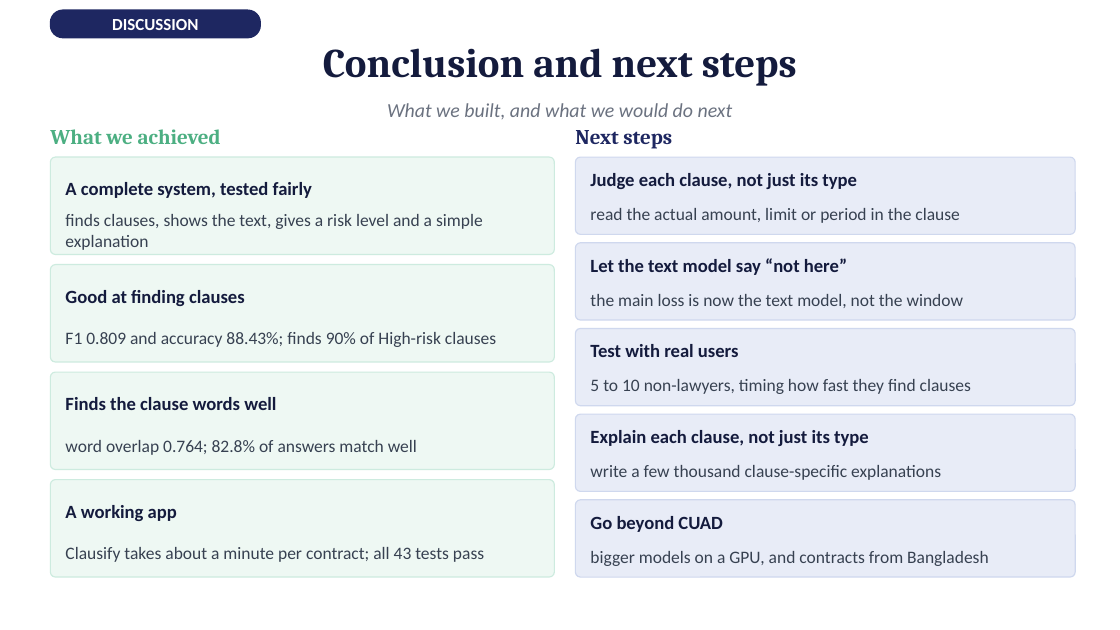
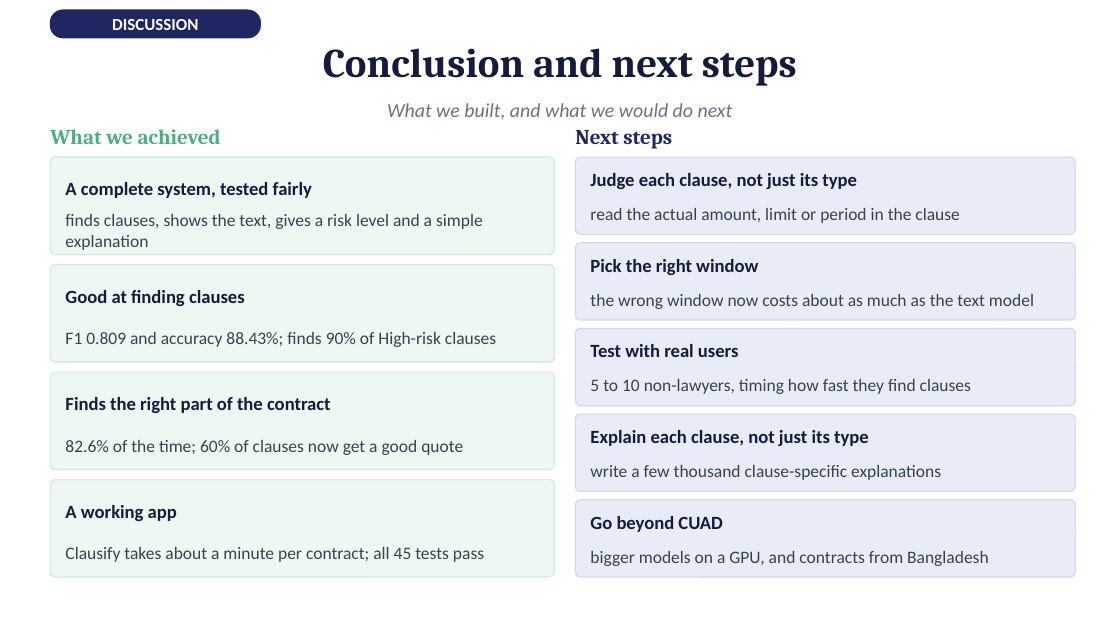
Before and after one commit to afnanmz168/clausify-p3, a slide deck: slide 15 of P25301051-p3-presentation-15-slides.pptx. Drawn at 1120x630 pixels with LibreOffice and Linux fonts; fonts in the diff are those of the drawing. Boxes give left, top, right and bottom in pixels: in the first picture for what was removed or moved away, otherwise in the second. Text is boxed around its words. In the diff, an @@ line names an element or a change of style, - is before the commit and + after.

```diff
--- a/P25301051-p3-presentation-15-slides.pptx
+++ b/P25301051-p3-presentation-15-slides.pptx
@@ text at (590, 259, 758, 275): text changed @@
-Let the text model say “not here”
+Pick the right window
@@ text at (590, 294, 1034, 309): text changed @@
-the main loss is now the text model, not the window
+the wrong window now costs about as much as the text model
@@ text at (65, 397, 331, 413): text changed @@
-Finds the clause words well
+Finds the right part of the contract
@@ text at (65, 440, 463, 455): text changed @@
-word overlap 0.764; 82.8% of answers match well
+82.6% of the time; 60% of clauses now get a good quote
@@ text at (65, 547, 484, 562): text changed @@
-Clausify takes about a minute per contract; all 43 tests pass
+Clausify takes about a minute per contract; all 45 tests pass
```
Also in this commit, not shown: 2 other slides changed, 34 other files.
